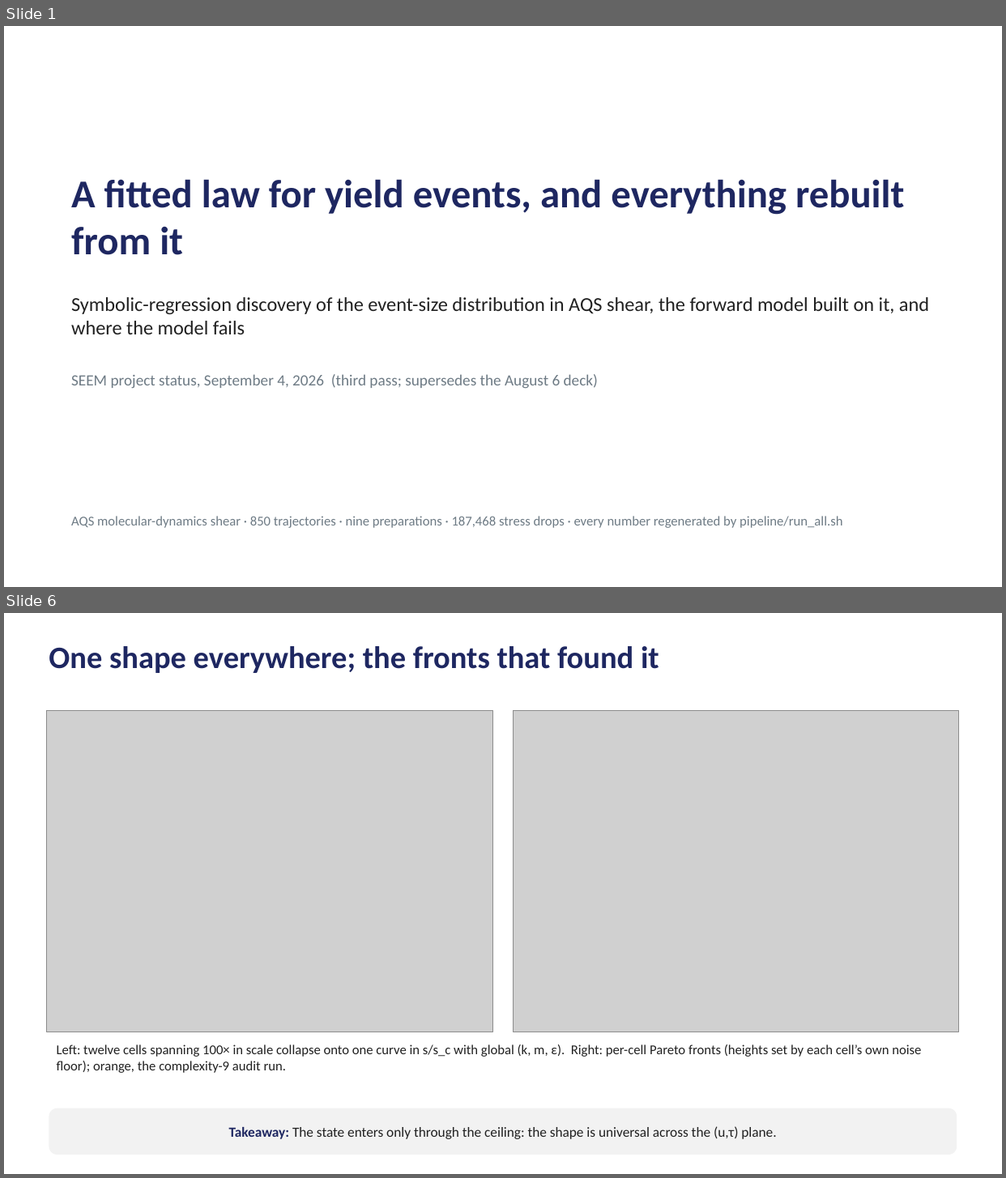
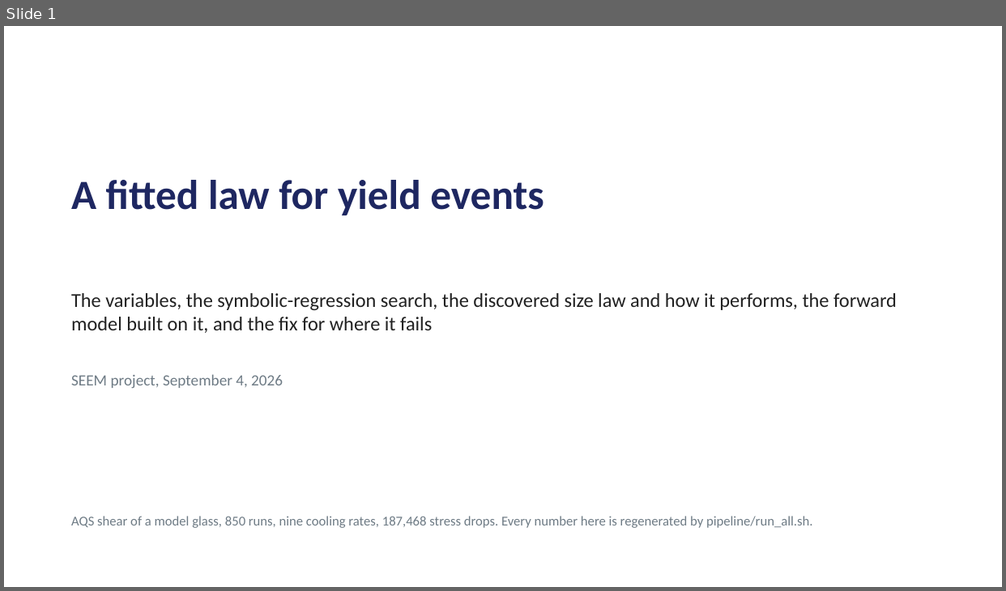
Before and after one commit to Samc73/SEEM, a slide deck: SEEM_project_deck.pptx. Shown one above the other, each under a label of ours: slides 1 and 6 before the commit, slide 1 after it; the slides between them are not shown. The pictures are 1006x1178 and 1006x591 pixels, drawn with LibreOffice and Linux fonts; fonts in the diff are those of the drawing; grey boxes stand for pictures. Boxes give left, top, right and bottom in pixels: in the first picture for what was removed or moved away, otherwise in the second. Text is boxed around its words. In the diff, an @@ line names an element or a change of style, - is before the commit and + after.

```diff
--- a/SEEM_project_deck.pptx
+++ b/SEEM_project_deck.pptx
@@ slide 6 removed at [4, 613, 1002, 1174], background #FFFFFF @@
@@ text removed at [49, 646, 659, 673] @@
-One shape everywhere; the fronts that found it
@@ picture removed at [47, 710, 492, 1033] @@
@@ picture removed at [513, 710, 958, 1033] @@
@@ text removed at [57, 1045, 921, 1073] @@
-Left: twelve cells spanning 100× in scale collapse onto one curve in s/s_c with global (k, m, ε). Right: per-cell Pareto fronts (heights set by each cell’s own noise floor); orange, the complexity-9 audit run.
@@ rounded rectangle removed at [49, 1109, 957, 1155] @@
-Takeaway: The state enters only through the ceiling: the shape is universal across the (u,τ) plane.
@@ slide 1 changed as well @@
@@ text at [71, 180, 543, 216]: text changed; size 38 to 40 pt @@
-A fitted law for yield events, and everything rebuilt from it
+A fitted law for yield events
@@ text at [71, 293, 897, 333]: text changed @@
-Symbolic-regression discovery of the event-size distribution in AQS shear, the forward model built on it, and where the model fails
+The variables, the symbolic-regression search, the discovered size law and how it performs, the forward model built on it, and the fix for where it fails
@@ text at [71, 374, 283, 388]: text changed @@
-SEEM project status, September 4, 2026 (third pass; supersedes the August 6 deck)
+SEEM project, September 4, 2026
@@ text at [71, 516, 813, 528]: text changed @@
-AQS molecular-dynamics shear · 850 trajectories · nine preparations · 187,468 stress drops · every number regenerated by pipeline/run_all.sh
+AQS shear of a model glass, 850 runs, nine cooling rates, 187,468 stress drops. Every number here is regenerated by pipeline/run_all.sh.
```
Also in this commit, not shown: 6 other slides changed, 3 slides added, 12 other slides removed, 2 other files.
